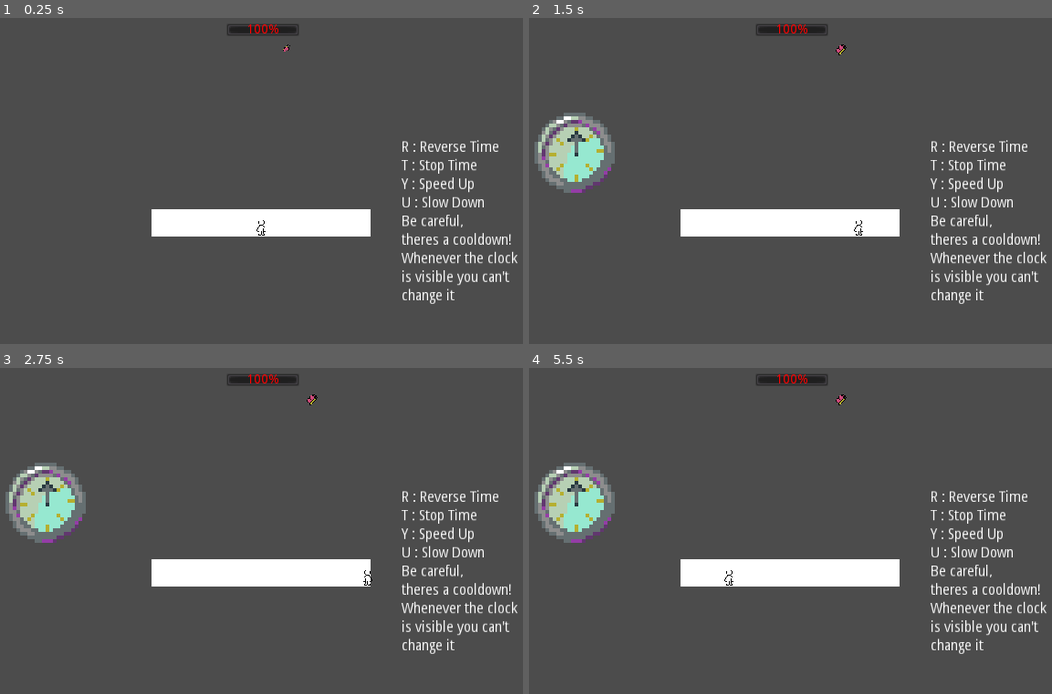
Above: before the commit, frames 1-4 (two rows, left to right).
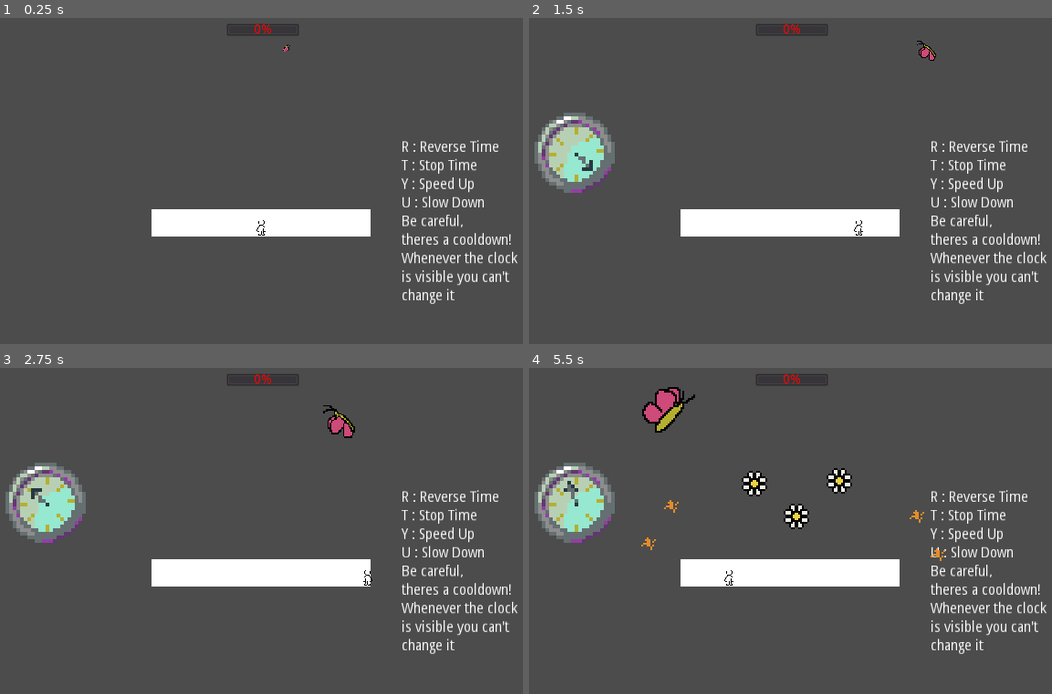
Above: after the commit, the same moments.

Repository: andersAsch0/Island-Game
Game: Godot game, scene res://scenes/BattleMode.tscn
The game is run twice, just before and just after one commit, with the same random seed, the same clock (stepped at 60 frames per second) and the same inputs. This scene is started directly instead of the project's main scene.
Inputs:
- Up to frame 1 (0.25 s): no input
- Up to frame 2 (1.5 s): tap Enter (ui_accept) at 0.5, 0.77 s; hold Right (ui_right) 0.53-1.28 s; hold T (stopTime) 0.53-1.28 s; hold R (reverseTime) from 1.28 s (still down); tap Space (dash) at 1.35 s
- Up to frame 3 (2.75 s): tap Enter (ui_accept) at 1.52 s; tap T (stopTime) at 1.55, 2.3 s; release R (reverseTime) at 2.03 s; hold Right (ui_right) from 2.03 s (still down); hold F (enter_fight) from 2.03 s (still down)
- Up to frame 4 (5.5 s): release Right (ui_right) at 2.78 s; release F (enter_fight) at 2.78 s; hold Y (speedUpTime) 2.78-3.53 s; tap T (stopTime) at 2.85, 4.55, 5.3 s; tap Enter (ui_accept) at 3.02, 3.77, 4.52 s; hold T (stopTime) 3.53-4.28 s; hold Left (ui_left) 3.53-5.03 s; tap Space (dash) at 4.35 s; hold R (reverseTime) from 5.03 s (still down); hold F (enter_fight) from 5.03 s (still down)

The runs differ from the first frame. In frame 1, 0.2% of the frame differs, in the area x 44-57%, y 1-5%; in frame 2, 0.5%; in frame 3, 0.7%; in frame 4, 2.1%, in the area x 6-80%, y 1-60%.

Commit message:
overhauled time system backend
this is going to be way better and less buggy when im done
enemy sprite is fucked at the moment though lmao

Diff:
--- a/Global.gd
+++ b/Global.gd
@@ -6,6 +6,10 @@
 
 var door_name = null
 
-var overWorldLocation = Vector2(62, 43) #stored location for use when loading back into overworld
+var overWorldLocation = Vector2(62, 43) #stored location for use when loading back into overworld from fight
 var enemyName = "" #name of enemy most recently fought
 var overWorldShouldDespawnEnemy = false #when loading into the overworld, this is used to know if it should despawn an enemy
+
+var currCombatTimeMultiplier = 1 #should NEVER be zero OK???
+var timeIsNotStopped : bool = true
+#var timeIsNotStopped : int = 1 #1 when time is flowing, 0 when it is stopped (this is stupid but its gdscripts fault)
--- a/scripts/battleMode/BattleMode.gd
+++ b/scripts/battleMode/BattleMode.gd
@@ -5,16 +5,16 @@
 var enemyAttackPatternJson #File object
 var attackPatternData = [] #string
 var currAttack = 1 #int representing current line in json file
+var loopStart = 1
+var loopEnd = 2
 var enemyBulletScene #packed scene of the enemys chosen bullet
 var bullet
-var loopStart = 1
-var loopEnd = 2
 var currTimeMultiplier : float = 1 # keeps track of current time rate, will NEVER BE 0 THO
 var timeIsStopped = false
 
-var maxTimeJuiceSeconds = 10
-var currTimeJuice = 0
-var timeJuiceCost = 5
+var maxTimeJuiceSeconds : float = 10
+var currTimeJuice : float = 0
+var timeJuiceCost : float = 5
 
 
 
@@ -34,18 +34,15 @@
 
 var timerCount = 0
 func _process(delta):
-	timerCount += delta
-	if(timerCount >= 1):
-		timerCount = 0
-		incrementAbilityTimes()
-func incrementAbilityTimes():
+	pass
+func incrementAbilityTimes(delta):
 	$UI/ProgressBar.value = 1.0 * currTimeJuice/maxTimeJuiceSeconds * 100
 	if currTimeMultiplier < 0: # if time is reversed, decrease time juice
-		currTimeJuice -= 1
+		currTimeJuice -= delta
 	if abs(currTimeMultiplier) > 1: # if time is fast, decrease time juice
-		currTimeJuice -= 1
+		currTimeJuice -= delta
 	if currTimeJuice < maxTimeJuiceSeconds and currTimeMultiplier == 1: # only regain the juice during normal time
-		currTimeJuice += 1
+		currTimeJuice += delta
 
 
 func _input(event):
@@ -54,44 +51,44 @@
 	if(event.is_action_pressed("reverseTime")):
 		reverseTime()
 	elif(event.is_action_pressed("stopTime")):
-		if not timeIsStopped:
+		if not Global.timeIsNotStopped:
 			stopTime()
 		else:
 			resumeTime()
 	elif(event.is_action_pressed("speedUpTime")):
-		speedUpTime(currTimeMultiplier * 2)
+		changeTimeScale(2)
 	elif(event.is_action_pressed("slowDownTime")):
-		speedUpTime(currTimeMultiplier/2)
+		changeTimeScale(1/2)
 
 func reverseTime():
-	get_tree().call_group("bulletTypes", "reverseTime") # reverse direction of ALREADY EXISTING bullets
-	get_tree().call_group("enemies", "reverseTime") # reverse direction of all future bullets spawned
+	Global.currCombatTimeMultiplier *= -1
+#	get_tree().call_group("bulletTypes", "reverseTime") # reverse direction of ALREADY EXISTING bullets
+#	get_tree().call_group("enemies", "reverseTime") # reverse direction of all future bullets spawned
 	$AbilityCoolDownTimer.start()
-	currTimeMultiplier *= -1
 	currTimeJuice -= timeJuiceCost
 
 	$Clock.visible = true
 	$Clock.play("forward", currTimeMultiplier<0)
 func stopTime():
-	get_tree().call_group("bulletTypes", "stopTime")
-	get_tree().call_group("enemies", "stopTime")
+#	get_tree().call_group("bulletTypes", "stopTime")
+#	get_tree().call_group("enemies", "stopTime")
 	$AbilityCoolDownTimer.start()
-	timeIsStopped = true
+	Global.timeIsNotStopped = false
 	currTimeJuice -= timeJuiceCost
 	$Clock.visible = true
 	$Clock.stop()
 func resumeTime():
-	get_tree().call_group("bulletTypes", "resumeTime")
-	get_tree().call_group("enemies", "resumeTime")
+#	get_tree().call_group("bulletTypes", "resumeTime")
+#	get_tree().call_group("enemies", "resumeTime")
 	$AbilityCoolDownTimer.start()
-	timeIsStopped = false
+	Global.timeIsNotStopped = true
 	currTimeJuice -= timeJuiceCost
 	$Clock.visible = true
 	$Clock.play()
-func speedUpTime(newTimeSpeed : float):
-	currTimeMultiplier = sign(currTimeMultiplier) * newTimeSpeed
-	get_tree().call_group("bulletTypes", "speedUpTime", newTimeSpeed)
-	get_tree().call_group("enemies", "speedUpTime", newTimeSpeed)
+func changeTimeScale(timeMultiplier : float):
+	Global.currCombatTimeMultiplier *= timeMultiplier
+#	get_tree().call_group("bulletTypes", "speedUpTime", newTimeSpeed)
+#	get_tree().call_group("enemies", "speedUpTime", newTimeSpeed)
 	$AbilityCoolDownTimer.start()
 	currTimeJuice -= timeJuiceCost
 	$Clock.visible = true
--- a/scripts/battleMode/BattleModeEnemy.gd
+++ b/scripts/battleMode/BattleModeEnemy.gd
@@ -18,6 +18,7 @@
 var currBullets = 0
 var bulletTimeMultiplier : float = 1 #always multiplied onto bullets speed when they are spawned, when time is reversed, this is changed to -1
 var bulletTimeMultiplierNotZero : float = 1 # storage variable for bullet speed when resuming time
+var bulletSpawnTimeCounter : float = 0 #using this instead of a timer node because I need it to be effected by the time shenanigans
 
 signal attackPhaseStarting
 signal attackPhaseEnding
@@ -28,13 +29,13 @@
 func _ready():
 	$enemyMovement.enemySpeed = enemySpeed
 	attackPatternData = getAttackPatternData() #get the json file and get it as a string
+	loopStart = attackPatternData[0]['loopStart'] #iterated through json file
+	loopEnd = attackPatternData[0]['loopEnd']
 	if get_parent():
 		connect("attackPhaseStarting", get_parent(), "on_attack_phase_starting")
 		connect("attackPhaseEnding", get_parent(), "on_attack_phase_ending")
 		connect("enemyDead", get_parent(), "on_enemyDead")
 func approach(): #stop attacking and slowly approach player
-	$ApproachTimer.wait_time = approachTime * bulletTimeMultiplierNotZero
-	$ApproachTimer.start()
 	$enemyMovement/PathFollow2D/AnimatedSprite.play("moving")
 	$enemyMovement/PathFollow2D/AnimatedSprite.scale.x = origScale
 	$enemyMovement/PathFollow2D/AnimatedSprite.scale.y = origScale
@@ -42,15 +43,15 @@
 	isAttackPhase = false
 	emit_signal("attackPhaseEnding")
 func _physics_process(delta):
-	if not isAttackPhase and bulletTimeMultiplier != 0: #increase scale (grow bigger each frame)
-		$enemyMovement/PathFollow2D/AnimatedSprite.scale.x += ((finalScale - origScale)/$ApproachTimer.wait_time) * delta
-		$enemyMovement/PathFollow2D/AnimatedSprite.scale.y += ((finalScale - origScale)/$ApproachTimer.wait_time) * delta
-	$HPBar.value = 1.0 * currentHP/maxHP * 100
-func _on_ApproachTimer_timeout(): #when timer finishes, sprite is proper size
-	isAttackPhase = true #stop growing
-	emit_signal("attackPhaseStarting")
-	$enemyMovement/PathFollow2D/AnimatedSprite.play("idle")
-	startFight()
+	if not isAttackPhase: #increase scale (grow bigger each frame)
+		$enemyMovement/PathFollow2D/AnimatedSprite.scale.x += ((finalScale - origScale)/approachTime) * delta * Global.currCombatTimeMultiplier * (Global.timeIsNotStopped as int)
+		$enemyMovement/PathFollow2D/AnimatedSprite.scale.y += ((finalScale - origScale)/approachTime) * delta * Global.currCombatTimeMultiplier * (Global.timeIsNotStopped as int)
+		if $enemyMovement/PathFollow2D/AnimatedSprite.scale.x >= finalScale: #when sprite reaches proper size
+			startAttackPhase()
+	else:
+		bulletSpawnTimeCounter -= delta * Global.currCombatTimeMultiplier * (Global.timeIsNotStopped as int)
+		if bulletSpawnTimeCounter <= 0:
+			attack()
 func introduction():
 	pass
 	#dialouge? noise? pause? animation? something instead of fight instantly starting
@@ -58,9 +59,10 @@
 
 #FIGHT AND BULLET SPAWNING
 
-func startFight():
-	loopStart = attackPatternData[0]['loopStart'] #iterated through json file
-	loopEnd = attackPatternData[0]['loopEnd']
+func startAttackPhase():
+	isAttackPhase = true #stop growing
+	emit_signal("attackPhaseStarting")
+	$enemyMovement/PathFollow2D/AnimatedSprite.play("idle")
 	currAttack = loopStart
 	attack()
 
@@ -68,25 +70,18 @@
 	#spawn bullet, place in proper position w proper speed
 	bullet = bulletScene.instance()
 	$BulletSpawnPath/bulletSpawnLocation.unit_offset = 1.0 * attackPatternData[currAttack]['spawnLocationX'] / 100
-	bullet.position = $BulletSpawnPath/bulletSpawnLocation.position + $BulletSpawnPath.position
+	bullet.position = $BulletSpawnPath/bulletSpawnLocation.position + $BulletSpawnPath.position #global_position??
 	bullet.angle = attackPatternData[currAttack]['angle']
-	bullet.speed *= bulletTimeMultiplier
 	add_child(bullet)
-	print(bullet.position.x, " ", bullet.position.y)
 	currBullets += 1
 	if currBullets <= bulletsPerAttackPhase:
 		#get time before next bullet and start timer
-		$bulletSpawnTimer.wait_time = attackPatternData[currAttack]['waitTime'] / abs(bulletTimeMultiplierNotZero) #time in between bullets spawning
-		$bulletSpawnTimer.start()
+		bulletSpawnTimeCounter = attackPatternData[currAttack]['waitTime'] #time in between bullets spawning
 		currAttack += 1
 		if currAttack > loopEnd:
 			currAttack = loopStart
 	else:
-		$bulletSpawnTimer.stop()
-		currBullets = 0
 		approach()
-func _on_bulletSpawnTimer_timeout():
-	attack()
 
 #TIME FUNCTIONS
 
@@ -113,7 +108,7 @@
 
 func getHit(damage:int):
 	currentHP -= 1
-	print("enemy HP = ", currentHP)
+	$HPBar.value = 1.0 * currentHP/maxHP * 100
 	if currentHP <= 0:
 		$enemyMovement.set_process(false)
 		$enemyMovement/PathFollow2D/AnimatedSprite.play("die")
--- a/scripts/battleMode/Bullet.gd
+++ b/scripts/battleMode/Bullet.gd
@@ -22,7 +22,7 @@
 
 
 func _process(delta):
-	position += velocity.rotated(angle) * speed * delta * timeMultiplier
+	position += velocity.rotated(angle) * speed * delta * Global.currCombatTimeMultiplier * (Global.timeIsNotStopped as int)
 func reverseTime():
 	timeMultiplier *= -1
 func speedUpTime(multiplier : float = 1): #can pass in number, if no number default is 1 (no change)
--- a/scripts/enemyMovement.gd
+++ b/scripts/enemyMovement.gd
@@ -3,4 +3,4 @@
 export var enemySpeed : int
 
 func _process(delta):
-	$PathFollow2D.set_offset($PathFollow2D.get_offset() + enemySpeed * delta)
+	$PathFollow2D.set_offset($PathFollow2D.get_offset() + enemySpeed * delta * Global.currCombatTimeMultiplier * (Global.timeIsNotStopped as int))
